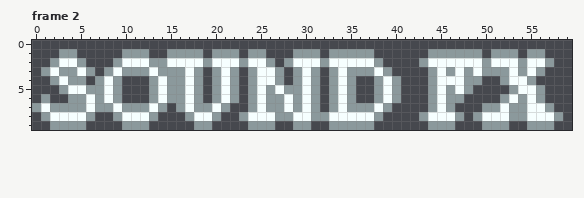
Pixel-art file, stored at sprites/label-sound-fx.aseprite. This is how it looked before the edit.
60x10 pixels, 2 frames. Shown: frame 2. The commit also changed other frames, which this record leaves out.
After:
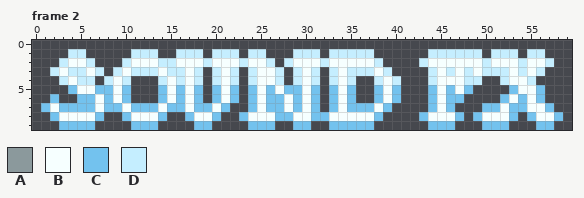
Palette (. is transparent): A #8b999c  B #f6ffff  C #73c2ee  D #c5eeff
Diff:
Changed rows in their new state; - is an unchanged pixel.
Frame 2:
first column x 0:
 1 ---.DD----.DDD-.DDD-DDD-DD---DDD-DDDDD------DDDDDD-DDD-DD--
 2 --.D-BD--.D--BDD---D---D--D-D---D-----D----D------D---D--D-
 3 -.DBDDBD.DBDDDBDD-D-D-D-D--D-D-D-D-DDD-D----D-D-D-DDD-D-D--
 4 --.DBDD.DBD--.DBD-D-D-D-D--D-D-D-D-D--D-D---D---DD--D--D---
 5 ---.C-BCCBC--.CBC-C-C-C-C-C-CC-C-C-C--C-C---C-C-C----C--C--
 6 -.C-.CCBCBC--.CBC-C-C-C-C-CC-C-C-C-C--C-C---C-CC----C-C-C--
 7 .CBCCCCBCCBCCCBCC-CC-C--C-CC-C-C-C-CCC-C----C-C---CC-CC--C-
 8 -.C---BC-.C--BC--C--C--C---CC--CC-----C----C---C-C---C.C--C
 9 --.CCCC---.CCC----CC----CCC--CC--CCCCC------CCC---CCC--.CC-
